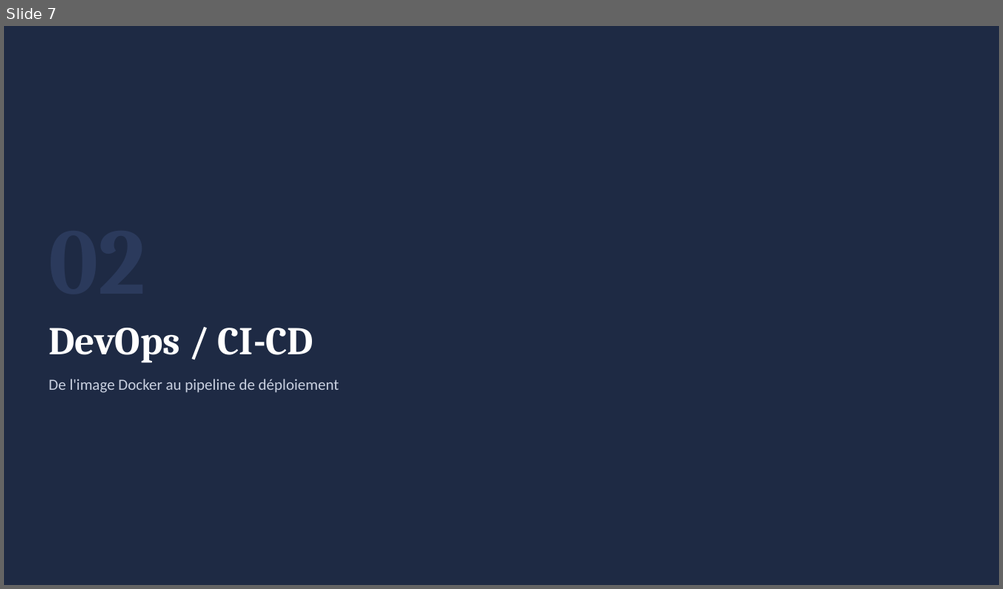
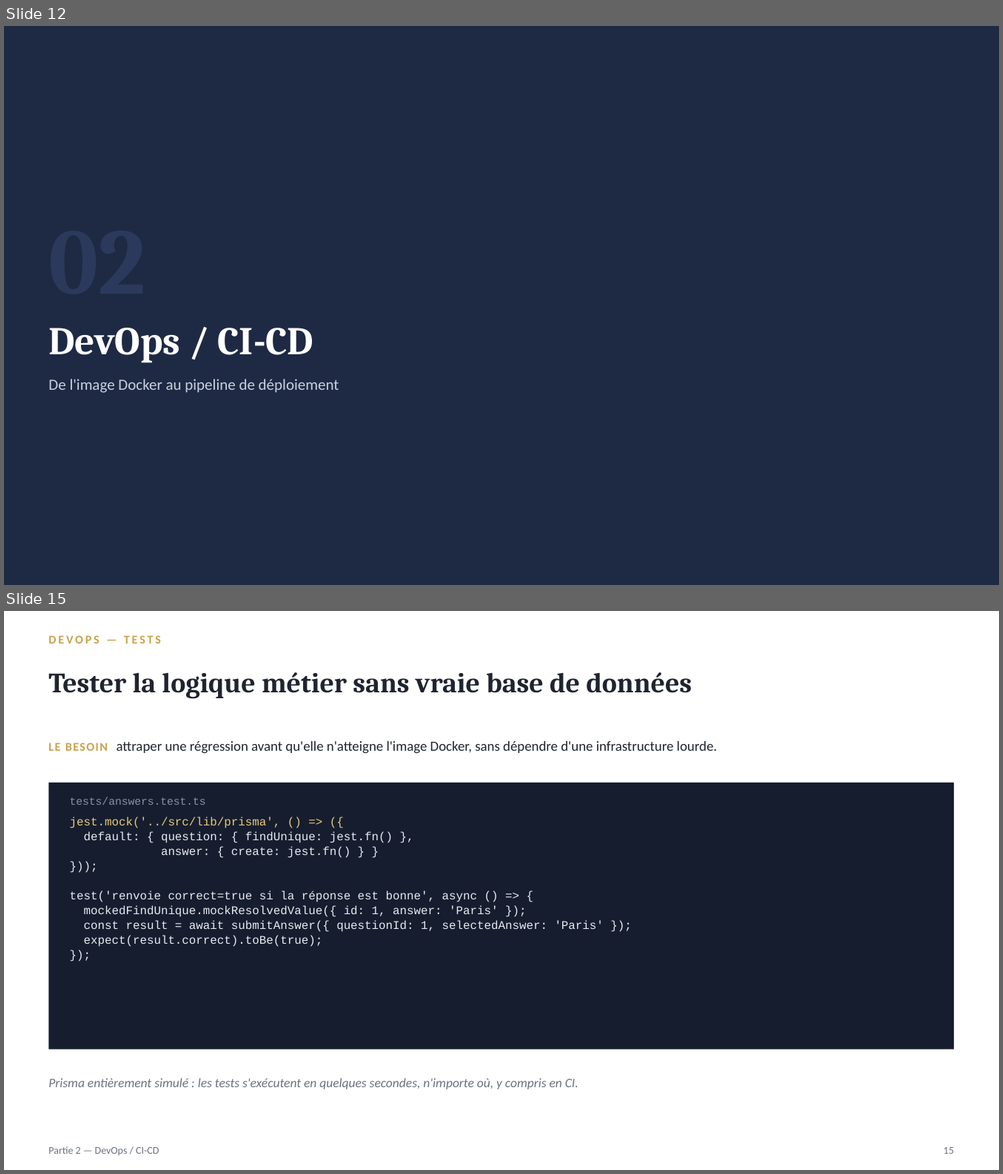
Before and after one commit to phasna/Quiz, a slide deck: quiz_soutenance.pptx. Shown one above the other, each under a label of ours: slide 7 before the commit, slides 12 and 15 after it; the slides between them are not shown. The pictures are 1003x589 and 1003x1174 pixels, drawn with LibreOffice and Linux fonts; fonts in the diff are those of the drawing. Boxes give left, top, right and bottom in pixels: in the first picture for what was removed or moved away, otherwise in the second. Text is boxed around its words. In the diff, an @@ line names an element or a change of style, - is before the commit and + after.

```diff
--- a/quiz_soutenance.pptx
+++ b/quiz_soutenance.pptx
@@ slide 15 added at (4,611,999,1170), background #FFFFFF @@
@@ text added at (48,635,161,644), 11.5 pt, text #C9A24B, bold @@
+DEVOPS — TESTS
@@ text added at (48,672,691,699), 27 pt, text #1F2430, bold @@
+Tester la logique métier sans vraie base de données
@@ text added at (48,741,717,754), 13.5 pt, text #1F2430 @@
+LE BESOIN attraper une régression avant qu'elle n'atteigne l'image Docker, sans dépendre d'une infrastructure lourde.
@@ rectangle added at (48,783,954,1050), fill #161D2E @@
@@ text added at (70,797,206,805), 10.5 pt, text #8891A8 @@
+tests/answers.test.ts
@@ text added at (70,817,603,947), 11.3 pt, text #E7EAF2 @@
+jest.mock('../src/lib/prisma', () => ({
+default: { question: { findUnique: jest.fn() },
+answer: { create: jest.fn() } }
+}));
+test('renvoie correct=true si la réponse est bonne', async () => {
+mockedFindUnique.mockResolvedValue({ id: 1, answer: 'Paris' });
+const result = await submitAnswer({ questionId: 1, selectedAnswer: 'Paris' });
+expect(result.correct).toBe(true);
+});
@@ text added at (48,1079,578,1090), 12.5 pt, text #6B7280, italic @@
+Prisma entièrement simulé : les tests s'exécutent en quelques secondes, n'importe où, y compris en CI.
@@ text added at (48,1147,159,1156), 10 pt, text #6B7280 @@
+Partie 2 — DevOps / CI-CD
@@ text added at (943,1147,953,1154), 10 pt, text #6B7280 @@
+15
@@ what was slide 7 is now slide 12 @@
```
Also in this commit, not shown: 7 slides changed, 8 other slides added, 3 slides removed, 2 other files.
